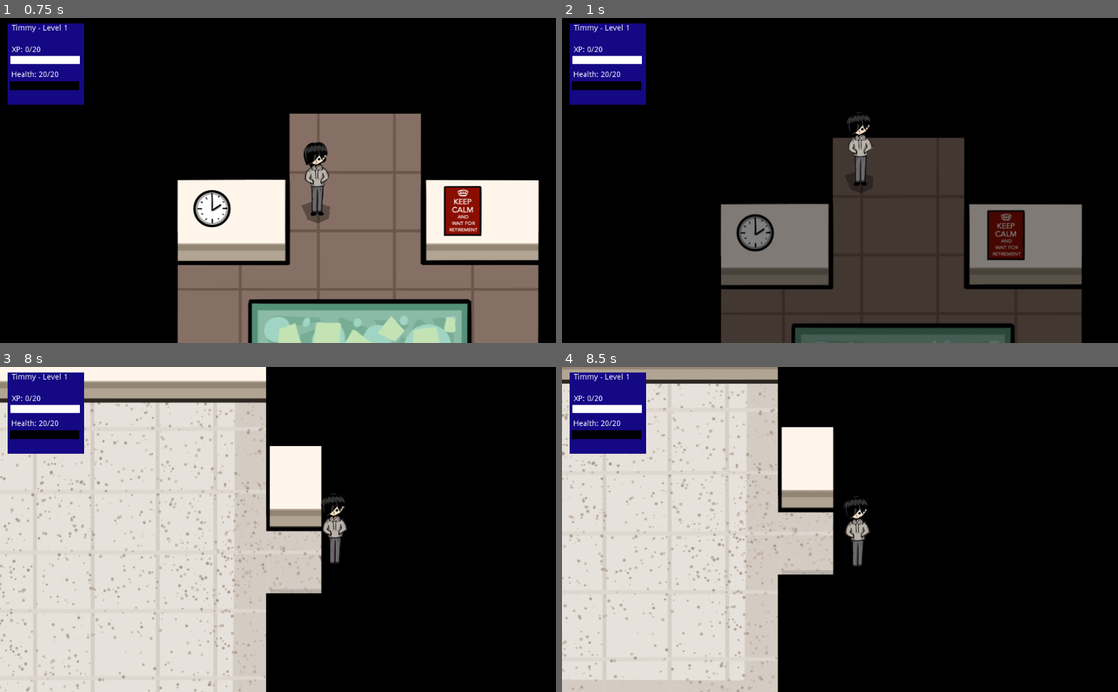
Above: before the commit, frames 1-4 (two rows, left to right).
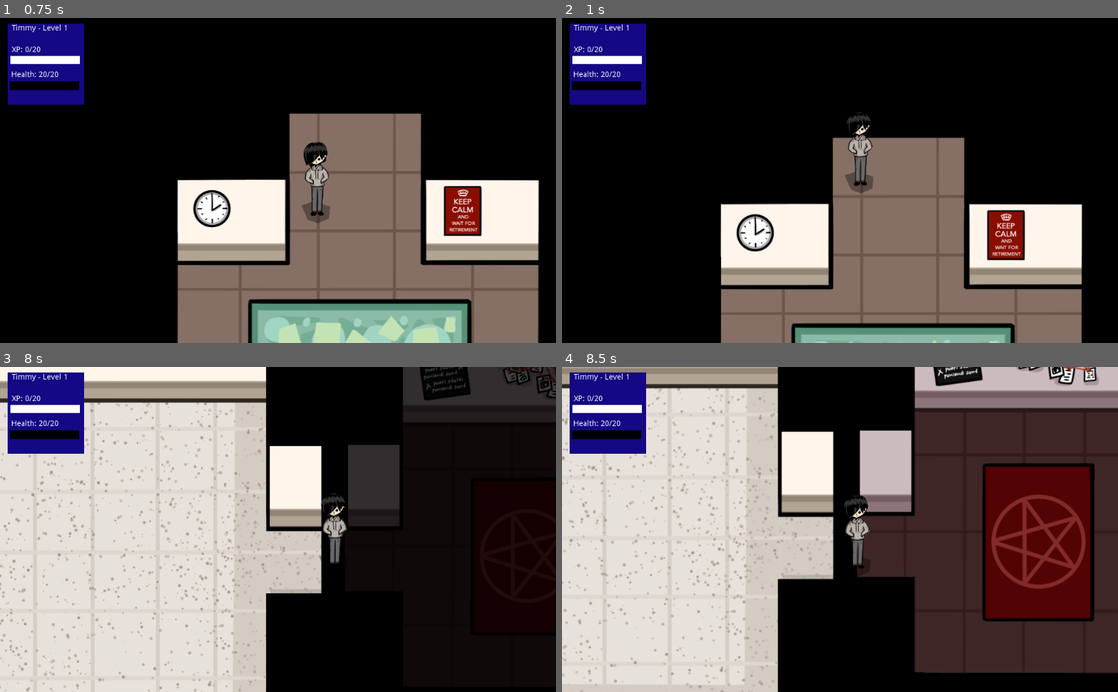
Above: after the commit, the same moments.

Repository: johnfn/ld49
Game: Godot game, scene res://Main.tscn
Same seed, same stepped clock (60 frames per second), same inputs: the game is played once before the commit and once after it.
Inputs (mouse positions are in pixels of both pictures, inside the frame that each line leads up to):
- Up to frame 1 (0.75 s): move the mouse to (250, 245) at 0.52 s; hold Up (ui_up) from 0.53 s (still down); tap Z (action) at 0.6 s
- Up to frame 2 (1 s): keep holding Up (ui_up)
- Up to frame 3 (8 s): move the mouse to (444, 578) at 1.27 s; tap X (angry) every 1.5 s from 1.35 to 7.35 s; move the mouse to (111, 480) at 2.02 s; release Up (ui_up) at 2.03 s; hold Left (ui_left) 2.03-3.53 s; tap Z (action) every 1.5 s from 2.1 to 6.6 s; move the mouse to (305, 529) at 2.77 s; move the mouse to (194, 448) at 3.52 s; hold Down (ui_down) 3.53-4.28 s; move the mouse to (400, 513) at 4.27 s; hold Right (ui_right) 4.28-5.03 s; move the mouse to (166, 545) at 5.02 s; hold Up (ui_up) 5.03-5.78 s; move the mouse to (333, 458) at 5.77 s; hold Right (ui_right) from 5.78 s (still down); move the mouse to (250, 594) at 6.52 s; move the mouse to (444, 578) at 7.27 s
- Up to frame 4 (8.5 s): move the mouse to (673, 480) at 8.02 s; release Right (ui_right) at 8.03 s; hold Down (ui_down) from 8.03 s (still down); tap Z (action) at 8.1 s

Frame 1 is identical in both runs. In frame 2, 31% of the frame differs, in the area x 28-94%, y 36-100%; in frame 3, 7.4%; in frame 4, 42%, in the area x 0-100%, y 0-100%.

Commit message:
Fix collision issue

Diff:
--- a/BigHallway.tscn
+++ b/BigHallway.tscn
@@ -12,28 +12,31 @@
 [sub_resource type="RectangleShape2D" id=2]
 extents = Vector2( 80, 340 )
 
-[sub_resource type="RectangleShape2D" id=10]
+[sub_resource type="RectangleShape2D" id=3]
 extents = Vector2( 80, 160 )
 
-[sub_resource type="RectangleShape2D" id=3]
+[sub_resource type="RectangleShape2D" id=4]
 extents = Vector2( 60, 720 )
 
-[sub_resource type="RectangleShape2D" id=4]
+[sub_resource type="RectangleShape2D" id=5]
 extents = Vector2( 140, 140 )
 
-[sub_resource type="RectangleShape2D" id=7]
+[sub_resource type="RectangleShape2D" id=6]
 extents = Vector2( 580, 80 )
 
+[sub_resource type="RectangleShape2D" id=7]
+extents = Vector2( 380, 80 )
+
 [sub_resource type="RectangleShape2D" id=8]
-extents = Vector2( 380, 80 )
+extents = Vector2( 60, 300 )
 
 [sub_resource type="RectangleShape2D" id=9]
 extents = Vector2( 60, 300 )
 
-[sub_resource type="RectangleShape2D" id=5]
+[sub_resource type="RectangleShape2D" id=10]
 extents = Vector2( 140, 200 )
 
-[sub_resource type="RectangleShape2D" id=6]
+[sub_resource type="RectangleShape2D" id=11]
 extents = Vector2( 120, 200 )
 
 [node name="BigHallway" type="YSort"]
@@ -53,47 +56,51 @@
 
 [node name="CollisionShape2D11" type="CollisionShape2D" parent="Collisions/StaticBody2D"]
 position = Vector2( 2720, 1320 )
-shape = SubResource( 10 )
+shape = SubResource( 3 )
 
 [node name="CollisionShape2D12" type="CollisionShape2D" parent="Collisions/StaticBody2D"]
 position = Vector2( 2720, 1760 )
-shape = SubResource( 10 )
+shape = SubResource( 3 )
 
 [node name="CollisionShape2D3" type="CollisionShape2D" parent="Collisions/StaticBody2D"]
 position = Vector2( 940, 760 )
-shape = SubResource( 3 )
+shape = SubResource( 4 )
 
 [node name="CollisionShape2D4" type="CollisionShape2D" parent="Collisions/StaticBody2D"]
 position = Vector2( 1120, 1100 )
-shape = SubResource( 4 )
+shape = SubResource( 5 )
 
 [node name="CollisionShape2D13" type="CollisionShape2D" parent="Collisions/StaticBody2D"]
 position = Vector2( 2500, 1980 )
-shape = SubResource( 4 )
+shape = SubResource( 5 )
 
 [node name="CollisionShape2D7" type="CollisionShape2D" parent="Collisions/StaticBody2D"]
 position = Vector2( 2060, 1160 )
-shape = SubResource( 7 )
+shape = SubResource( 6 )
 
 [node name="CollisionShape2D8" type="CollisionShape2D" parent="Collisions/StaticBody2D"]
 position = Vector2( 1560, 1940 )
-shape = SubResource( 7 )
+shape = SubResource( 6 )
 
 [node name="CollisionShape2D9" type="CollisionShape2D" parent="Collisions/StaticBody2D"]
 position = Vector2( 500, 1920 )
-shape = SubResource( 8 )
+shape = SubResource( 7 )
 
 [node name="CollisionShape2D10" type="CollisionShape2D" parent="Collisions/StaticBody2D"]
 position = Vector2( 940, 1900 )
+shape = SubResource( 8 )
+
+[node name="CollisionShape2D14" type="CollisionShape2D" parent="Collisions/StaticBody2D"]
+position = Vector2( 56.5812, 1897.92 )
 shape = SubResource( 9 )
 
 [node name="CollisionShape2D5" type="CollisionShape2D" parent="Collisions/StaticBody2D"]
 position = Vector2( 740, 120 )
-shape = SubResource( 5 )
+shape = SubResource( 10 )
 
 [node name="CollisionShape2D6" type="CollisionShape2D" parent="Collisions/StaticBody2D"]
 position = Vector2( 240, 120 )
-shape = SubResource( 6 )
+shape = SubResource( 11 )
 
 [node name="Door" parent="." instance=ExtResource( 4 )]
 position = Vector2( 460, -40 )
@@ -114,6 +121,7 @@
 [node name="Area2D" type="Area2D" parent="RoomDimmer"]
 
 [node name="CollisionPolygon2D" type="CollisionPolygon2D" parent="RoomDimmer/Area2D"]
+position = Vector2( 18.7519, -22.9189 )
 polygon = PoolVector2Array( 0, 0, -20, 2020, 2800, 2040, 2820, 1000, 980, 960, 1000, 20, 60, 0 )
 
 [connection signal="body_entered" from="RoomDimmer/Area2D" to="RoomDimmer" method="_on_Area2D_body_entered"]
--- a/Main.tscn
+++ b/Main.tscn
@@ -57,7 +57,7 @@
 position = Vector2( 1920, 1980 )
 
 [node name="PrincipalsOffice" parent="GameObjects" instance=ExtResource( 13 )]
-position = Vector2( 2840, 1020 )
+position = Vector2( 2800, 1020 )
 
 [node name="MainCamera" type="Camera2D" parent="."]
 current = true
--- a/PrincipalsOffice.tscn
+++ b/PrincipalsOffice.tscn
@@ -35,10 +35,9 @@
 centered = false
 
 [node name="Area2D" type="Area2D" parent="RoomDimmer"]
-visible = false
 
 [node name="CollisionShape2D" type="CollisionShape2D" parent="RoomDimmer/Area2D"]
-position = Vector2( 640, 640 )
+position = Vector2( 520, 380 )
 shape = SubResource( 1 )
 
 [node name="Collisions" type="StaticBody2D" parent="."]
--- a/TeachersLounge.tscn
+++ b/TeachersLounge.tscn
@@ -33,10 +33,9 @@
 centered = false
 
 [node name="Area2D" type="Area2D" parent="RoomDimmer"]
-visible = false
 
 [node name="CollisionShape2D" type="CollisionShape2D" parent="RoomDimmer/Area2D"]
-position = Vector2( 640, 640 )
+position = Vector2( 360, 460 )
 shape = SubResource( 1 )
 
 [node name="Collisions" type="StaticBody2D" parent="."]
Not shown: 1 places in BigHallway.tscn that only renumber resources
